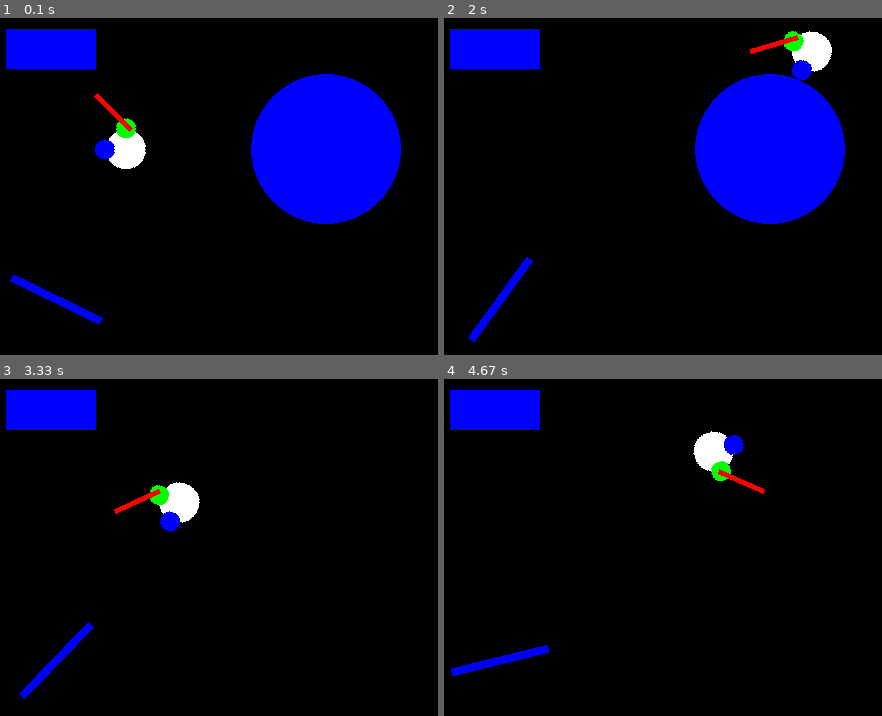
Above: before the commit, frames 1-4 (two rows, left to right).
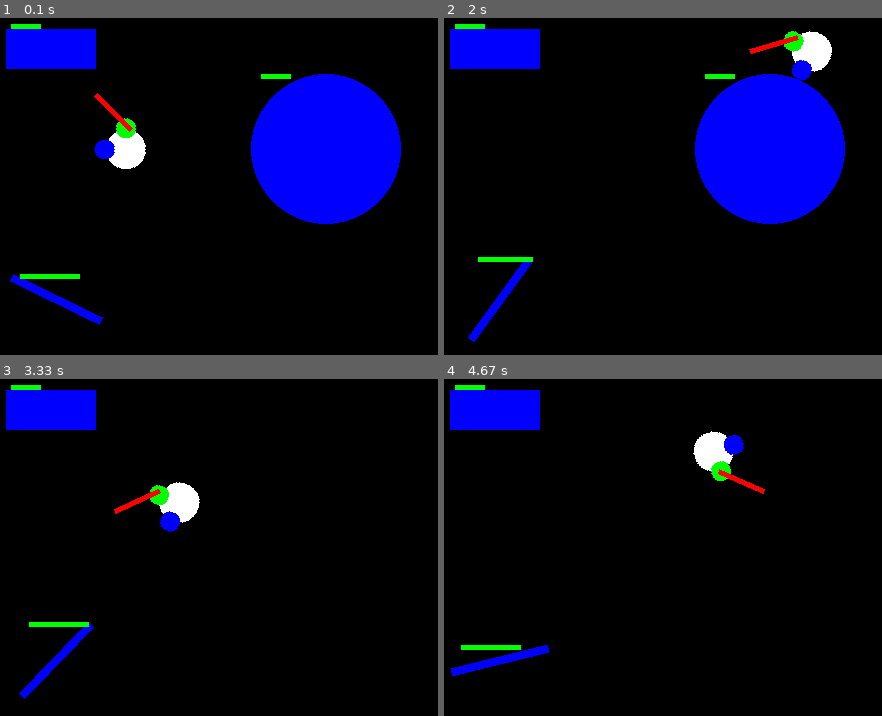
Above: after the commit, the same moments.

Repository: fjaviergb/Pygames-Hermanios
Game: pygame game, started from ObstaculoGiratorio.py
Same seed, same stepped clock (60 frames per second), same inputs: the game is played once before the commit and once after it.
Inputs (mouse positions are in pixels of both pictures, inside the frame that each line leads up to):
- Up to frame 1 (0.1 s): no input
- Up to frame 2 (2 s): hold Right 0.33-0.8 s; move the mouse to (649, 216) at 0.37 s; click (671, 223) at 0.88 s; hold Up 1.17-1.47 s; click (549, 203) at 1.25 s; hold Right 1.5-1.97 s; click (514, 139) at 1.58 s
- Up to frame 3 (3.33 s): click (407, 702) at 2.05 s; hold Left 2.33-2.87 s; click (284, 594) at 2.42 s; hold Down 2.9-3.2 s; click (236, 426) at 2.98 s; hold Left from 3.23 s (still down); click (48, 547) at 3.32 s
- Up to frame 4 (4.67 s): release Left at 3.63 s; hold Up 3.67-4.03 s; click (676, 601) at 3.75 s; hold Right from 4.07 s (still down); click (654, 493) at 4.15 s

The runs differ from the first frame. In frame 1, 0.4% of the frame differs, in the area x 2-67%, y 1-78%; in frame 2, 0.4%; in frame 3, 0.3%; in frame 4, 0.3%.

Commit message:
Expansion Combinacion.py con obstaculo giratorio - 03/07/2020

Diff:
--- a/ObstaculoGiratorio.py
+++ b/ObstaculoGiratorio.py
@@ -9,6 +9,7 @@
 class gir_obstacle(pg.sprite.Sprite):
     def __init__(self):
         super().__init__()
+        self.live = 6
         self.image = pg.Surface((8,100))
         pg.draw.rect(self.image, BLUE, (0,0,8,100))
         self.image.set_colorkey(BLACK)
@@ -17,7 +18,6 @@
         self.image_orig = self.image
         self.counter = 0
         self.crash = False
-        self.live = 3
 
     def update(self):
         if not self.crash:
@@ -31,6 +31,9 @@
                 self.counter = 0
         else:
             pass
+
+        pg.draw.rect(self.image, (RED), (10,0,60,5))
+        pg.draw.rect(self.image, (GREEN), (10,0, self.live * 10,5))
 
         if self.live <= 0:
             self.image.fill(BLACK)
@@ -51,6 +54,9 @@
         self.live = 3
 
     def update(self):
+        pg.draw.rect(self.image, (RED), (10,0,30,5))
+        pg.draw.rect(self.image, (GREEN), (10,0,self.live * 10,5))
+
         if self.live <= 0:
             self.image.fill(BLACK)
             self.image.set_colorkey(BLACK)
@@ -70,6 +76,9 @@
         self.live = 3
 
     def update(self):
+        pg.draw.rect(self.image, (RED), (10,0,30,5))
+        pg.draw.rect(self.image, (GREEN), (10,0,self.live * 10,5))
+
         if self.live <= 0:
             self.image.fill(BLACK)
             self.image.set_colorkey(BLACK)
